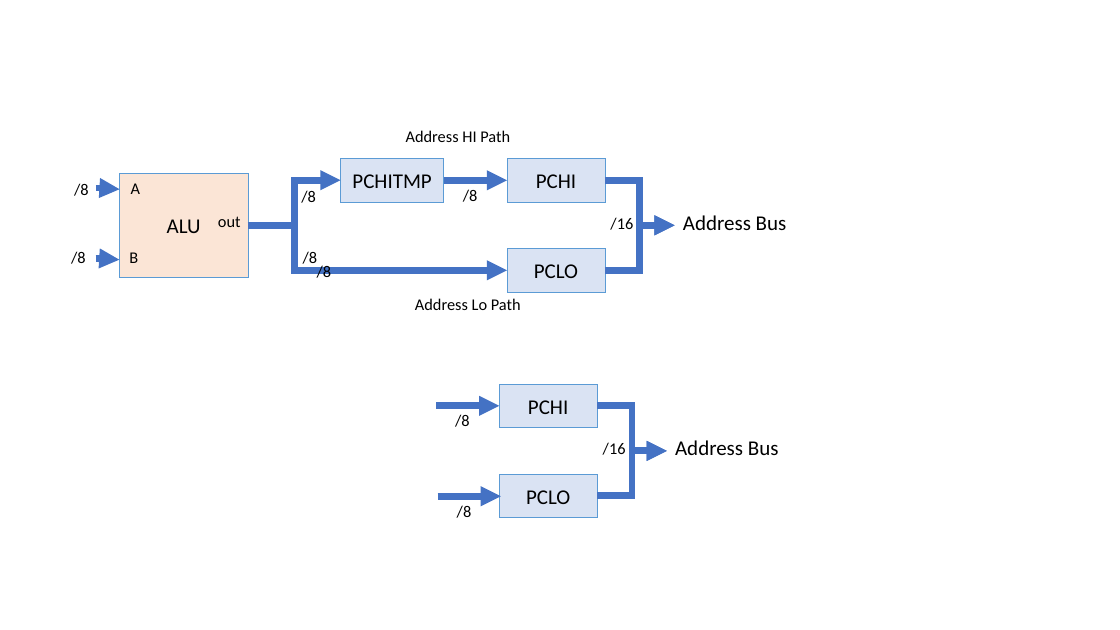
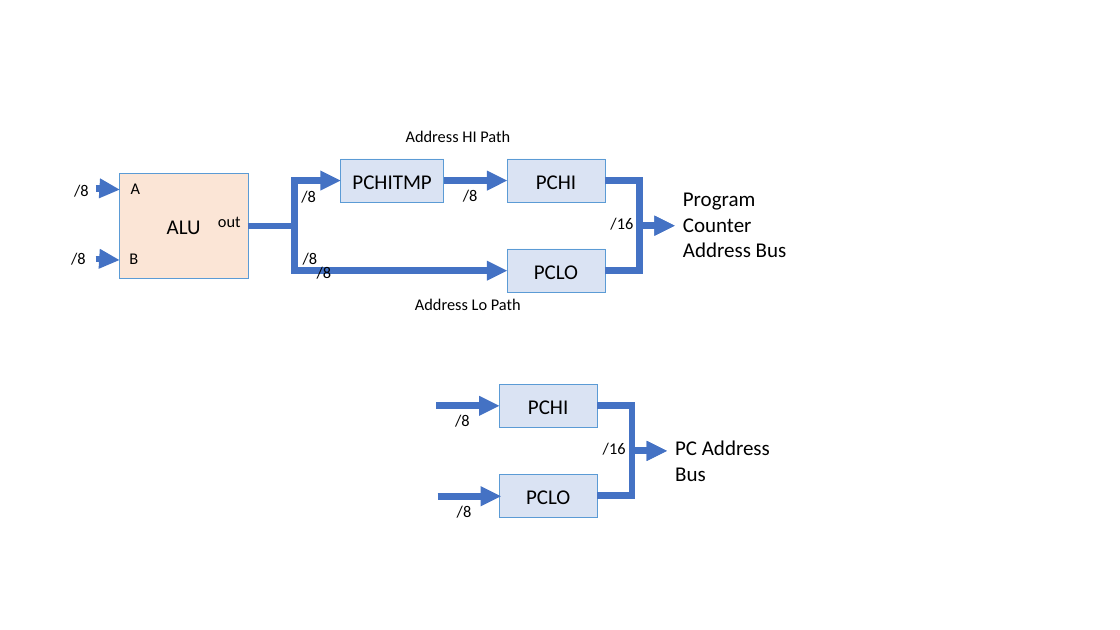
Before and after one commit to Johnlon/spam-1, a slide deck: slide 1 of docs/Components.pptx. Drawn at 1120x630 pixels with LibreOffice and Linux fonts; fonts in the diff are those of the drawing. Boxes give left, top, right and bottom in pixels: in the first picture for what was removed or moved away, otherwise in the second. Text is boxed around its words. In the diff, an @@ line names an element or a change of style, - is before the commit and + after.

```diff
--- a/docs/Components.pptx
+++ b/docs/Components.pptx
@@ text at (683,192,787,257): text changed @@
-Address Bus
+Program Counter Address Bus
@@ text at (675,440,770,481): text changed @@
-Address Bus
+PC Address Bus
```
Also in this commit, not shown: 10 other files.
